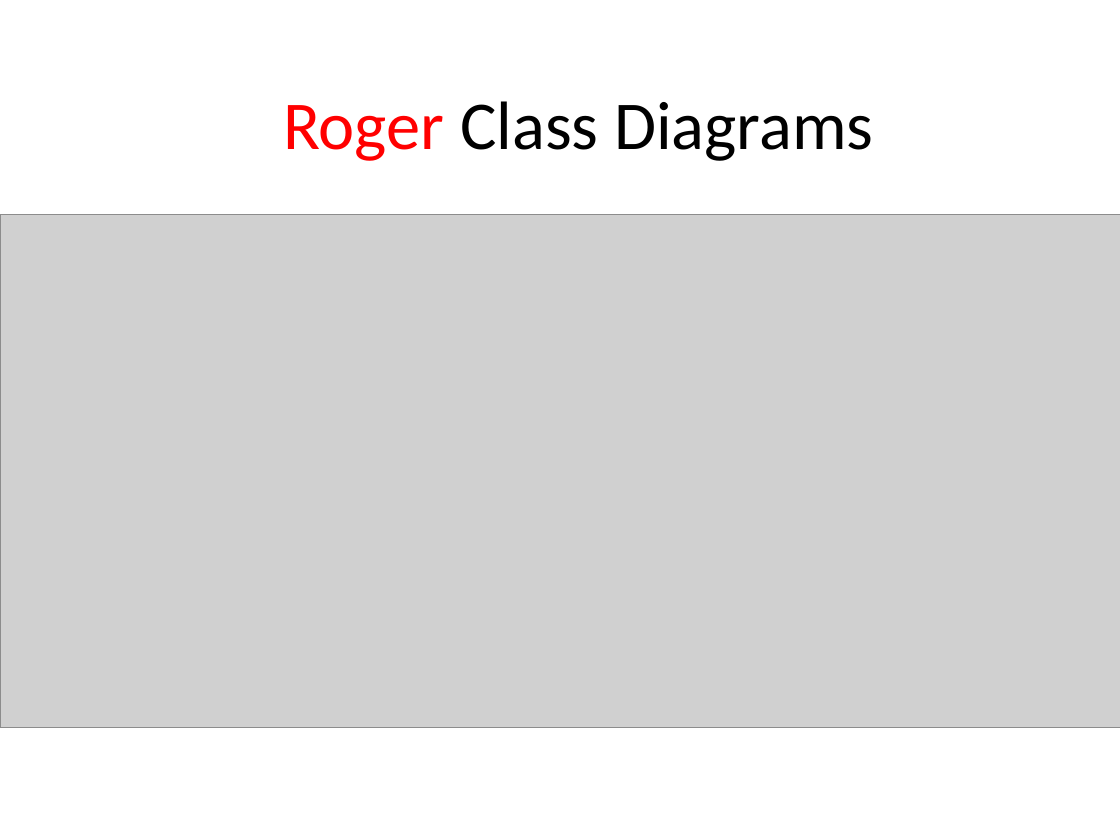
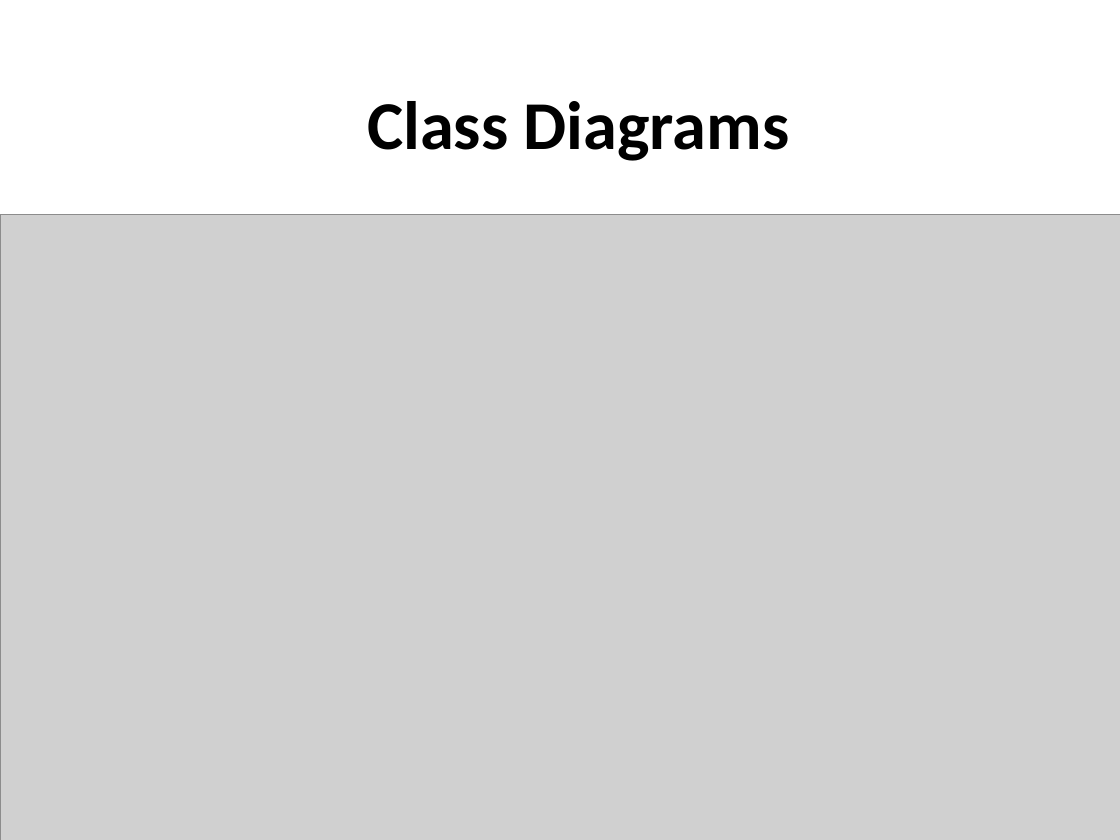
Before and after one commit to cen4010-onlinecardealer/docs, a slide deck: slide 14 of Online+Car+Dealer+System.pptx. Drawn at 1120x840 pixels with LibreOffice and Linux fonts; fonts in the diff are those of the drawing; grey boxes stand for pictures. Boxes give left, top, right and bottom in pixels: in the first picture for what was removed or moved away, otherwise in the second. Text is boxed around its words. In the diff, an @@ line names an element or a change of style, - is before the commit and + after.

```diff
--- a/Online+Car+Dealer+System.pptx
+++ b/Online+Car+Dealer+System.pptx
@@ text at bbox=[367, 101, 790, 161]: text changed; bold on @@
-Roger Class Diagrams
+Class Diagrams
@@ picture: place and size @@
-picture at bbox=[0, 215, 1120, 728]
+picture at bbox=[0, 215, 1120, 840]
```
Also in this commit, not shown: 16 other slides changed.
